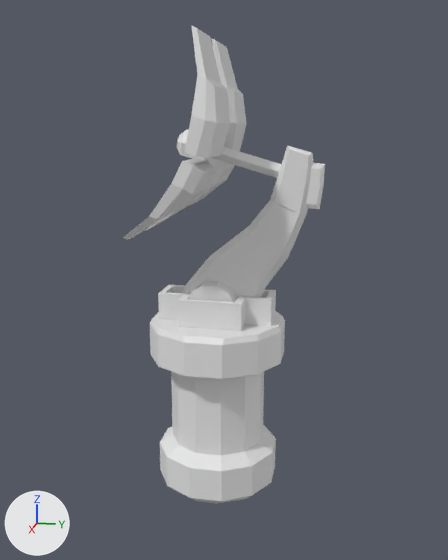
Renders of the COLLADA model objects3d/Units/Kern/kernhq_rt.dae from each side of a commit.
Rendered twice from a camera (50 mm lens) standing at (44.9, 9.5, 27.7) and looking at (-0.2, 0.5, 16.4). The axes (+X, +Y, +Z) are drawn at lower left. The lights are the same throughout. Where no turn or scale is listed for an object, it has been applied to the vertices.

Objects in the first picture: 'panelL_upgrade', 'panelR_upgrade', 'pole_base', 'pole_top', 'radar_base'.
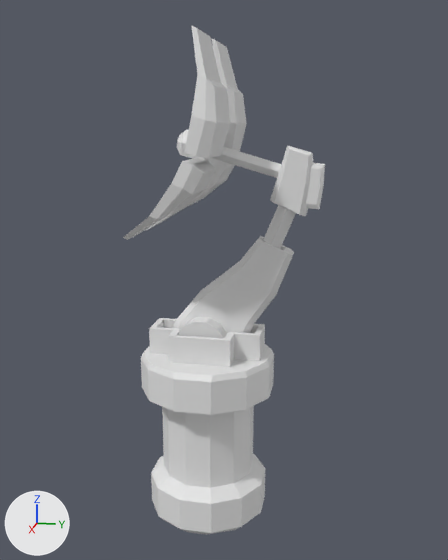
The newer file is also turned or shifted as a whole; pictures and numbers use the older file's frame.

What the commit changed:
me_1_009 has 100 vertices, 83 faces and spans x -2.17..2.17, y -3.7..6.6, z -2.03..7.97.
me_1_009 is used by ob_pole_base; location (0.0, -0.09, 14.66).
me_1_009 part 1: the whole mesh is moved by (0.0, -0.8, -2.81).
Object 'radar_base' (ob_radar_base) moves from (0.0, 0.0, 0.0) to (0.0, -0.8, -2.81).

Where the change shows, as pixel boxes [x1, y1, x2, y2] in the pictures (448 x 560 px):
'radar_base', moved
    before: [150, 285, 285, 503]
    after: [141, 318, 274, 535]
'pole_base', mesh moved
    before: [182, 200, 306, 302]
    after: [173, 236, 294, 338]
